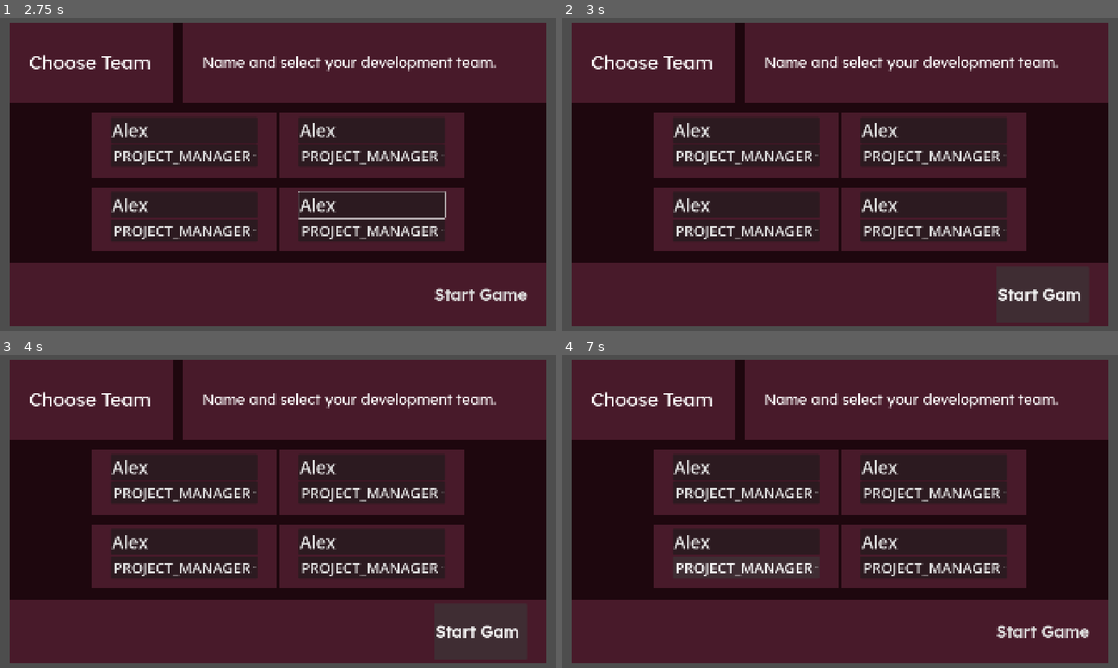
Above: before the commit, frames 1-4 (two rows, left to right).
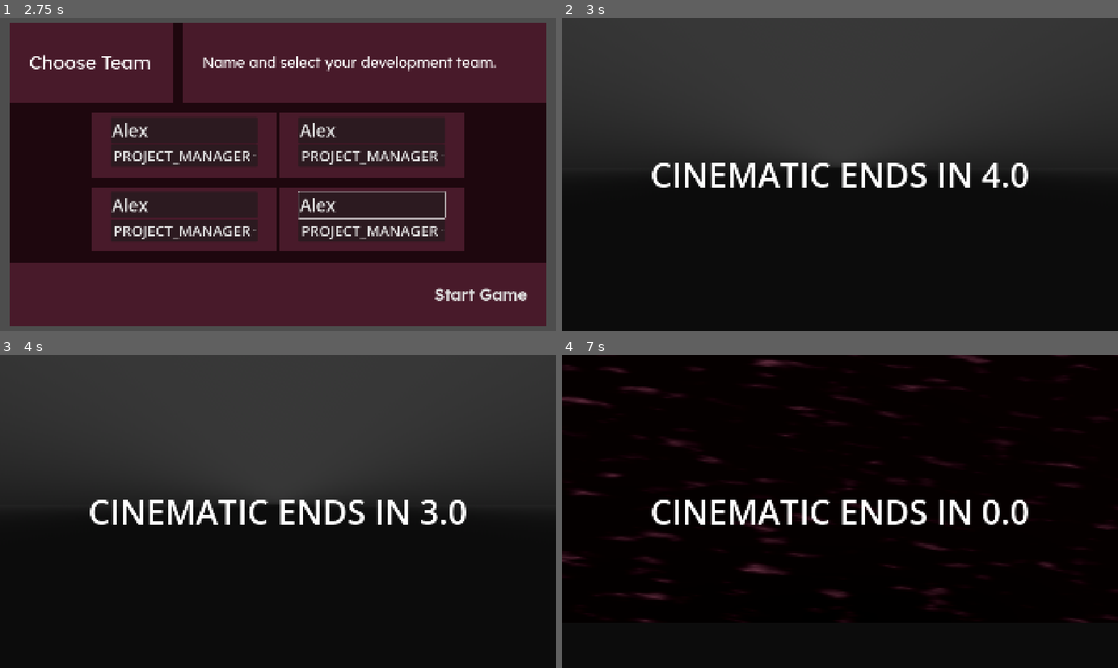
Above: after the commit, the same moments.

Repository: Lyzurly/stupider-intelligence
Game: Godot game, scene res://Scenes/main_node3d.tscn
Same seed, same stepped clock (60 frames per second), same inputs: the game is played once before the commit and once after it.
Inputs (mouse positions are in pixels of both pictures, inside the frame that each line leads up to):
- Up to frame 1 (2.75 s): click "New Game" at 0.5 s; click (183, 130) at 1.27 s; type "Alex" at 1.35 s; click (372, 130) at 1.5 s; type "Alex" at 1.58 s; click (183, 205) at 1.73 s; type "Alex" at 1.82 s; click (372, 205) at 2.02 s; type "Alex" at 2.1 s
- Up to frame 2 (3 s): click "Start Game" at 2.75 s
- Up to frame 3 (4 s): click (478, 630) at 3.5 s, where only the run before the commit has a clickable "Start Game"
- Up to frame 4 (7 s): click (745, 492) at 4.25 s, where only the run before the commit has a clickable "PROJECT_MANAGER"; click (934, 492) at 5 s, where only the run before the commit has a clickable "PROJECT_MANAGER"; tap Enter at 5.75 s; move the mouse to (962, 495) at 5.77 s; hold D (Right) 5.78-6.5 s; tap B at 5.85 s; click (962, 495) at 5.92 s; tap Space at 6.02, 6.5 s; drag from (728, 527) to (812, 574) at 6.52 s

Frame 1 is identical in both runs. In frame 2, 78% of the frame differs, in the area x 0-100%, y 0-100%; in frame 3, 78%; in frame 4, 94%.
Error before the commit: Assertion failed: WHOA WHOA WHOA you are tryna to instantiate a level ((res://Scenes/Levels/Cinematics/cinematic_1.tscn):<PackedScene#-9223371988804827618>) BE…

Commit message:
before/after states kind of added in and work good for what exists

Diff:
--- a/Scripts/cinematic_1_node3d.gd
+++ b/Scripts/cinematic_1_node3d.gd
@@ -22,8 +22,8 @@
 	_timer_overall_length.stop()
 	_canvas_layer.visible = false
 	_overall_length = _DEFAULT_LENGTH
-	Manage_Overworld.ref.switch(
-		Manage_Overworld.OVERWORLDS.OW1)
+	Manage_Walking.ref.change_state(
+		Manage_Walking.STATES.OVERWORLD)
 
 func _on_length_timeout() -> void:
 	if _overall_length > 0:
--- a/Scripts/level_container_node3d.gd
+++ b/Scripts/level_container_node3d.gd
@@ -18,27 +18,6 @@
 level_scene:PackedScene,
 enviro_scene:PackedScene
 ) -> void:
-	var approved: bool = false
-
-	#region State approval check =======================
-	match type:
-		Manage_Level.LEVEL_TYPES.CINEMATIC: \
-			approved = Manage_Game.ref.change_state(
-				Manage_Game.STATES.CINEMATIC)
-		Manage_Level.LEVEL_TYPES.OVERWORLD: \
-			approved = Manage_Walking.ref.change_state(
-				Manage_Walking.STATES.OVERWORLD)
-		Manage_Level.LEVEL_TYPES.UNDERWORLD: \
-			approved = Manage_Walking.ref.change_state(
-				Manage_Walking.STATES.UNDERWORLD)
-		Manage_Level.LEVEL_TYPES.BATTLE_SCENE: \
-			approved = Manage_Battle.ref.change_state(
-				Manage_Battle.STATES.INTRO)
-
-	if not approved:
-		return
-	#endregion --------------------------------------
-
 	var level_node: Node3D = \
 		level_scene.instantiate()
 	var new_level: Level = \
@@ -77,12 +56,13 @@
 			var cinematic: Cinematic = new_level as Cinematic
 			cinematic.start()
 
-		Manage_Level.LEVEL_TYPES.OVERWORLD: \
+		Manage_Level.LEVEL_TYPES.OVERWORLD:
 			pass
-		Manage_Level.LEVEL_TYPES.UNDERWORLD: \
+		Manage_Level.LEVEL_TYPES.UNDERWORLD:
 			pass
-		Manage_Level.LEVEL_TYPES.BATTLE_SCENE: \
-			pass
+		Manage_Level.LEVEL_TYPES.BATTLE_SCENE:
+			Manage_BattleScene.ref.switch()
+			print("BATTLE SYSTEM ENGAGE!")
 		#endregion --------------------------------------
 
 func destroy_level() -> void:
--- a/Scripts/manage_battle_node.gd
+++ b/Scripts/manage_battle_node.gd
@@ -68,13 +68,11 @@
 	return true
 func _on_intro() -> void:
 	Level_Container.ref.show_if_needed()
-	Battle_Menu.ref.show_menu(STATES.INTRO)
 
 func _check_gameplay() -> bool:
 	return true
 func _on_gameplay() -> void:
-	Battle_Menu.ref.show_menu(STATES.GAMEPLAY)
-	Manage_BattleMaze.ref.generate_mazes()
+	pass
 
 func _check_won() -> bool:
 	return true
--- a/Scripts/manage_debug_node.gd
+++ b/Scripts/manage_debug_node.gd
@@ -13,5 +13,5 @@
 
 func _on_pressed_key(pressed: Key) -> void:
 	if pressed == KEY_B:
-			Manage_BattleScene.ref.switch()
-			print("BATTLE SYSTEM ENGAGE!")
+		Manage_Battle.ref.change_state(
+			Manage_Battle.STATES.INTRO)
--- a/Scripts/manage_game_node.gd
+++ b/Scripts/manage_game_node.gd
@@ -45,17 +45,29 @@
 	if change_approved:
 		match to:
 			STATES.NONE:
-				_on_none()
+				_before_none()
 			STATES.MENUS:
-				_on_menus()
+				_before_menus()
 			STATES.CINEMATIC:
-				_on_cinematic()
+				_before_cinematic()
 			STATES.WALKING:
-				_on_walking()
+				_before_walking()
 			STATES.BATTLE:
-				_on_battle()
+				_before_battle()
 		_previous_state = _state
 		_state = to
+
+		match to:
+			STATES.NONE:
+				_after_none()
+			STATES.MENUS:
+				_after_menus()
+			STATES.CINEMATIC:
+				_after_cinematic()
+			STATES.WALKING:
+				_after_walking()
+			STATES.BATTLE:
+				_after_battle()
 
 		match _previous_state:
 			STATES.NONE:
@@ -77,14 +89,18 @@
 
 func _check_none() -> bool:
 	return true
-func _on_none() -> void:
+func _before_none() -> void:
+	pass
+func _after_none() -> void:
 	pass
 func _on_previously_none() -> void:
 	pass
 
 func _check_menus() -> bool:
 	return true
-func _on_menus() -> void:
+func _before_menus() -> void:
+	pass
+func _after_menus() -> void:
 	pass
 func _on_previously_menus() -> void:
 	Manage_Menus.ref.change_state(
@@ -93,27 +109,34 @@
 func _check_cinematic() -> bool:
 	#TODO BLOCK IF COMING FROM PAUSE
 	return true
-func _on_cinematic() -> void:
+func _before_cinematic() -> void:
 	Manage_MenuBehavior.ref.hide_if_needed()
+func _after_cinematic() -> void:
+	Manage_Cinematics.ref.switch(
+		Manage_Cinematics.CINEMATICS.CINEMATIC_1)
 func _on_previously_cinematic() -> void:
 	pass
 
 func _check_walking() -> bool:
 	return true
-func _on_walking() -> void:
+func _before_walking() -> void:
 	Manage_MenuBehavior.ref.hide_if_needed()
 	Manage_Camera.ref.switch(
 		Manage_Camera.CAMERAS.WALKING)
+func _after_walking() -> void:
+	pass
 func _on_previously_walking() -> void:
 	Manage_Walking.ref.change_state(
 		Manage_Walking.STATES.NONE)
 
 func _check_battle() -> bool:
 	return true
-func _on_battle() -> void:
+func _before_battle() -> void:
 	Manage_MenuBehavior.ref.hide_if_needed()
 	Manage_Camera.ref.switch(
 		Manage_Camera.CAMERAS.BATTLE)
+func _after_battle() -> void:
+	pass
 func _on_previously_battle() -> void:
 	Manage_Battle.ref.change_state(
 		Manage_Battle.STATES.NONE)
--- a/Scripts/manage_walking_node.gd
+++ b/Scripts/manage_walking_node.gd
@@ -44,16 +44,27 @@
 	if change_approved:
 		match to:
 			STATES.NONE:
-				_on_none()
+				_before_none()
 			STATES.OVERWORLD:
-				_on_overworld()
+				_before_overworld()
 			STATES.UNDERWORLD:
-				_on_underworld()
+				_before_underworld()
 			STATES.CUTSCENE:
-				_on_cutscene()
+				_before_cutscene()
 
 		_previous_state = _state
 		_state = to
+
+		match to:
+			STATES.NONE:
+				_after_none()
+			STATES.OVERWORLD:
+				_after_overworld()
+			STATES.UNDERWORLD:
+				_after_underworld()
+			STATES.CUTSCENE:
+				_after_cutscene()
+
 		print("WALKING STATE: ",STATES.find_key(_state))
 	else:
 		print("REJECTED: WALKING STATE: ",STATES.find_key(_state))
@@ -62,24 +73,34 @@
 
 func _check_none() -> bool:
 	return true
-func _on_none() -> void:
+func _before_none() -> void:
+	pass
+func _after_none() -> void:
 	pass
 
 func _check_overworld() -> bool:
 	return true
-func _on_overworld() -> void:
+func _before_overworld() -> void:
 	await get_tree().process_frame
 	Player.ref.lock_movement(false)
 	Level_Container.ref.show_if_needed()
+func _after_overworld() -> void:
+	Manage_Overworld.ref.switch(
+		Manage_Overworld.OVERWORLDS.OW1)
 
 func _check_underworld() -> bool:
 	return true
-func _on_underworld() -> void:
+func _before_underworld() -> void:
 	await get_tree().process_frame
 	Player.ref.lock_movement(false)
 	Level_Container.ref.show_if_needed()
+func _after_underworld() -> void:
+	Manage_Underworld.ref.switch(
+		Manage_Underworld.UNDERWORLDS.OW1_UW1)
 
 func _check_cutscene() -> bool:
 	return true
-func _on_cutscene() -> void:
+func _before_cutscene() -> void:
 	pass
+func _after_cutscene() -> void:
+	pass
--- a/Scripts/menurow_create_party_submit_hsplitcontainer.gd
+++ b/Scripts/menurow_create_party_submit_hsplitcontainer.gd
@@ -10,5 +10,5 @@
 
 func _on_start_pressed() -> void:
 	print("switching to first cinematic...")
-	Manage_Cinematics.ref.switch(
-		Manage_Cinematics.CINEMATICS.CINEMATIC_1)
+	Manage_Game.ref.change_state(
+		Manage_Game.STATES.CINEMATIC)
--- a/Scripts/player_characterbody3d.gd
+++ b/Scripts/player_characterbody3d.gd
@@ -115,6 +115,5 @@
 
 func _on_area_entered(area:Area3D) -> void:
 	if area is OW_Underworld:
-		print("WE HAVE ENTERED A TOWN")
-		Manage_Underworld.ref.switch(
-			Manage_Underworld.UNDERWORLDS.OW1_UW1)
+		Manage_Walking.ref.change_state(
+			Manage_Walking.STATES.UNDERWORLD)
